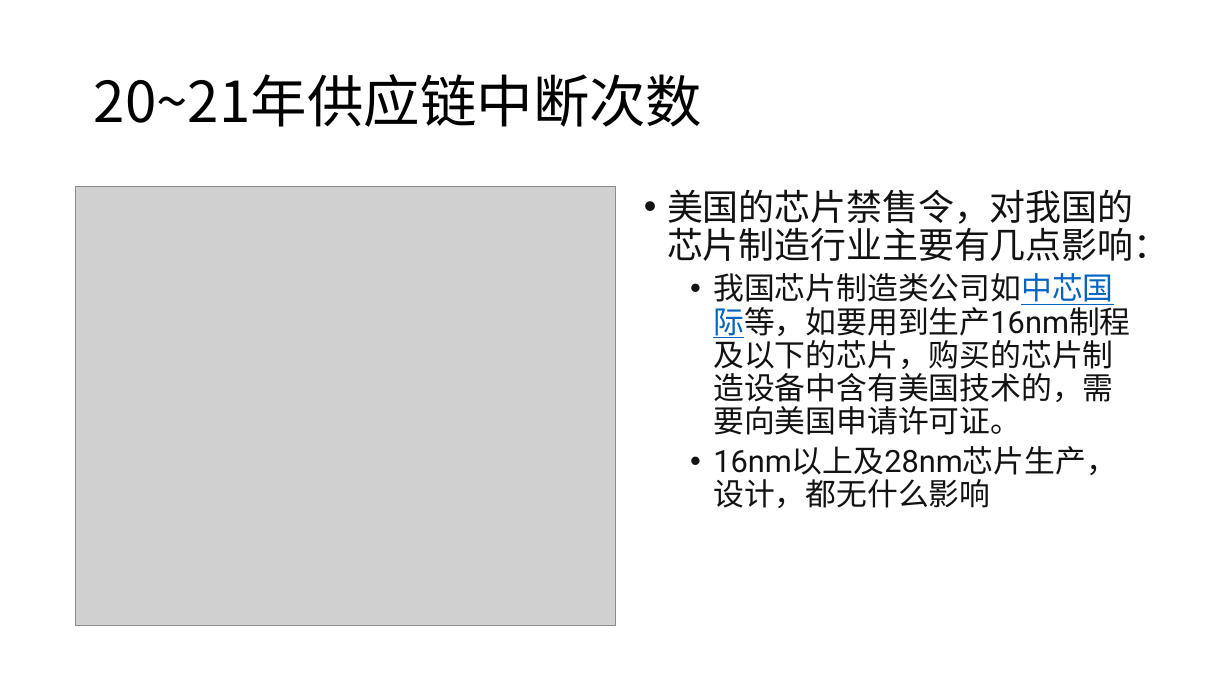
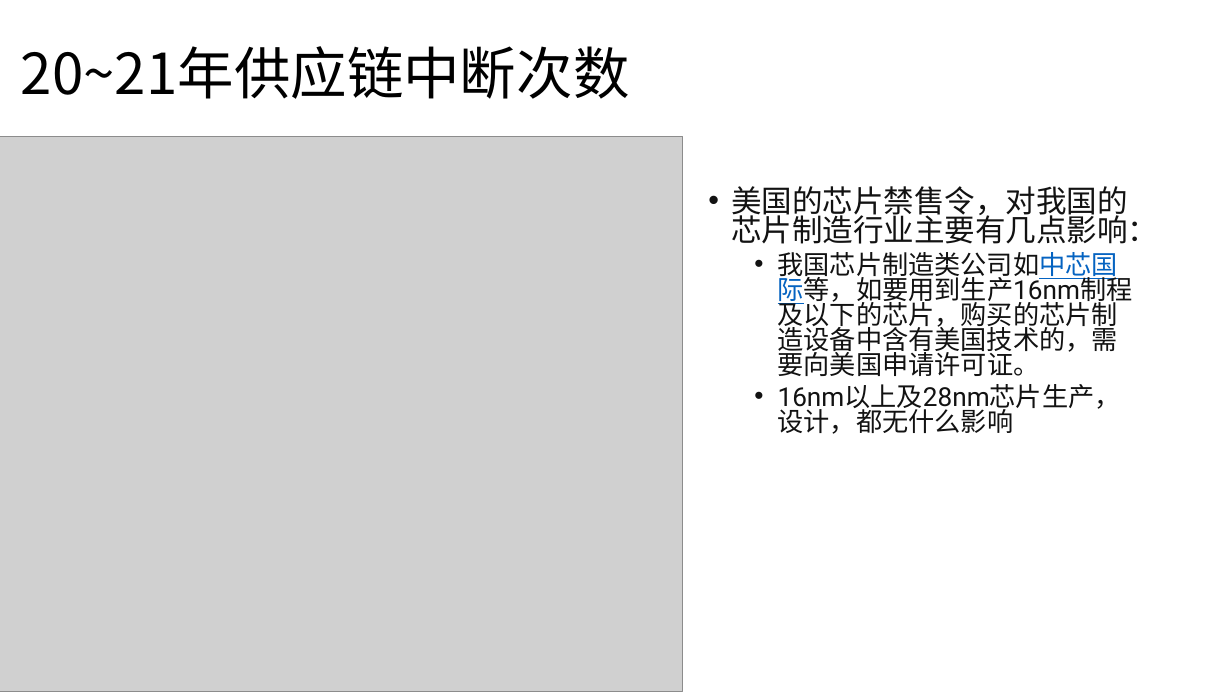
Before and after one commit to rosabai666/soundec, a slide deck: slide 14 of 2023/02产品/SNC8x/01)竞品分析/00)竞品芯片分析/品牌产品路线分析/Realtek/Realtek产品线分析.pptx (slide 4 before the commit). Drawn at 1232x693 pixels with LibreOffice and Linux fonts; fonts in the diff are those of the drawing; grey boxes stand for pictures. Boxes give left, top, right and bottom in pixels: in the first picture for what was removed or moved away, otherwise in the second. Text is boxed around its words. In the diff, an @@ line names an element or a change of style, - is before the commit and + after.

```diff
--- a/2023/02产品/SNC8x/01)竞品分析/00)竞品芯片分析/品牌产品路线分析/Realtek/Realtek产品线分析.pptx
+++ b/2023/02产品/SNC8x/01)竞品分析/00)竞品芯片分析/品牌产品路线分析/Realtek/Realtek产品线分析.pptx
@@ title "20~21年供应链中断次数": place and size @@
-title "20~21年供应链中断次数" at (94, 74, 702, 127)
+title "20~21年供应链中断次数" at (21, 46, 630, 99)
@@ picture: place and size @@
-picture at (75, 186, 616, 626)
+picture at (0, 136, 683, 691)
@@ text "美国的芯片禁售令，对我国的芯片制造行业主要有几点影响：": place and size @@
-text "美国的芯片禁售令，对我国的芯片制造行业主要有几点影响：" at (667, 189, 1169, 508)
+text "美国的芯片禁售令，对我国的芯片制造行业主要有几点影响：" at (731, 186, 1158, 434)
@@ text "美国的芯片禁售令，对我国的芯片制造行业主要有几点影响：" at (731, 186, 1158, 434): size 28 to 23.8 pt in "美国的芯片禁售令，对我国的芯片制造行业主要有几点影响："; size 24 to 20.4 pt in "我国芯片制造类公司如中芯国际等，如要用到生产16nm制程及以下的芯片，购买的芯片制造设备中含有美国技术的，需要向美国申请 ...", "16nm以上及28nm芯片生产，设计，都无什么影响"; line spacing 0.9 to 0.8 @@
```
Also in this commit, not shown: 3 other slides changed, 6 slides added, 1 slide removed, 17 other files.
